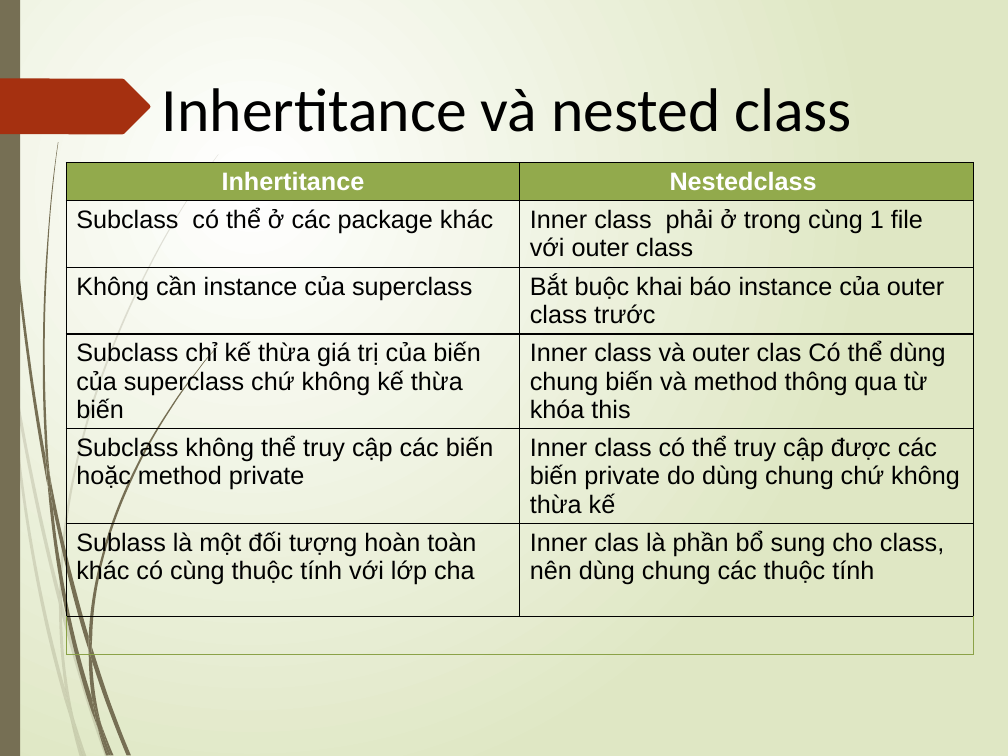
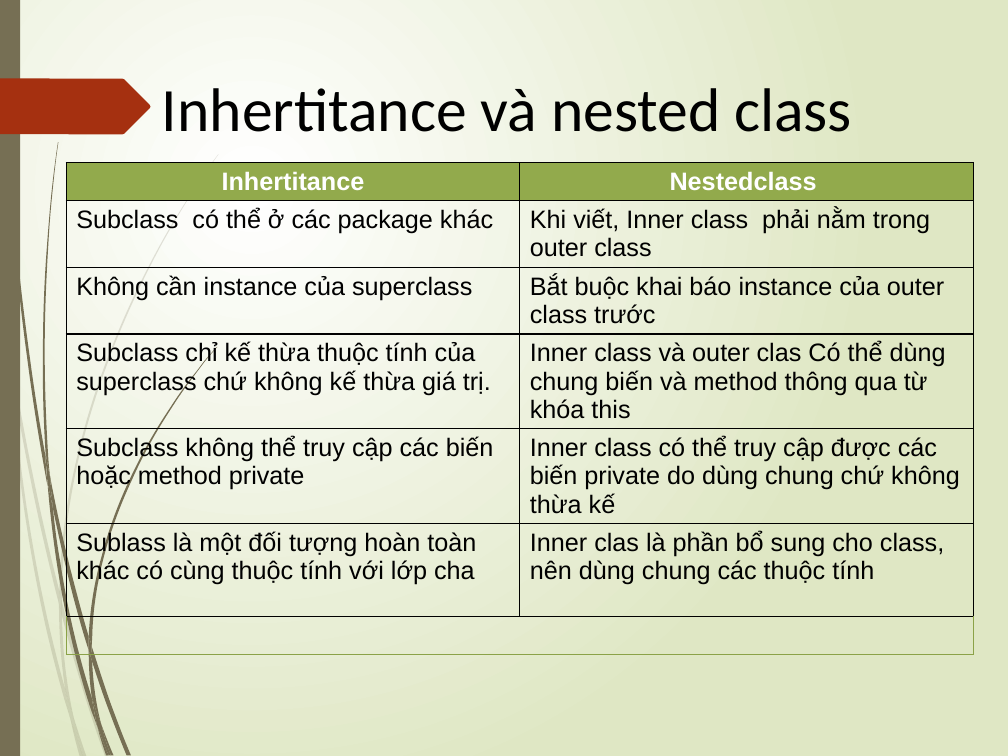
Before and after one commit to LeTrongNghia/Advanced-Java, a slide deck: slide 6 of Research/Chapter1_Inheritance&InnerClass_Nghĩa-Huy.pptx. Drawn at 1008x756 pixels with LibreOffice and Linux fonts; fonts in the diff are those of the drawing. Boxes give left, top, right and bottom in pixels: in the first picture for what was removed or moved away, otherwise in the second. Text is boxed around its words. In the diff, an @@ line names an element or a change of style, - is before the commit and + after.

Commit message:
Update

```diff
--- a/Research/Chapter1_Inheritance&InnerClass_Nghĩa-Huy.pptx
+++ b/Research/Chapter1_Inheritance&InnerClass_Nghĩa-Huy.pptx
@@ table at [67,162,974,686] @@
-row 2, column 2: Inner class phải ở trong cùng 1 file / với outer class
+row 2, column 2: Khi viết, Inner class phải nằm trong outer class
-row 4, column 1: Subclass chỉ kế thừa giá trị của biến của superclass chứ không kế thừa biến
+row 4, column 1: Subclass chỉ kế thừa thuộc tính của superclass chứ không kế thừa giá trị.
```
Also in this commit, not shown: 2 other slides changed.
